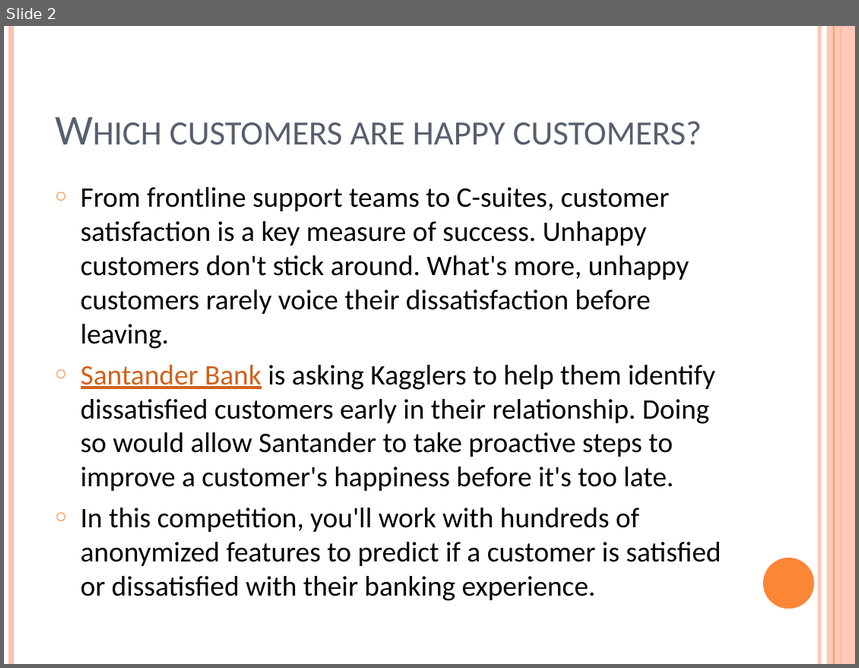
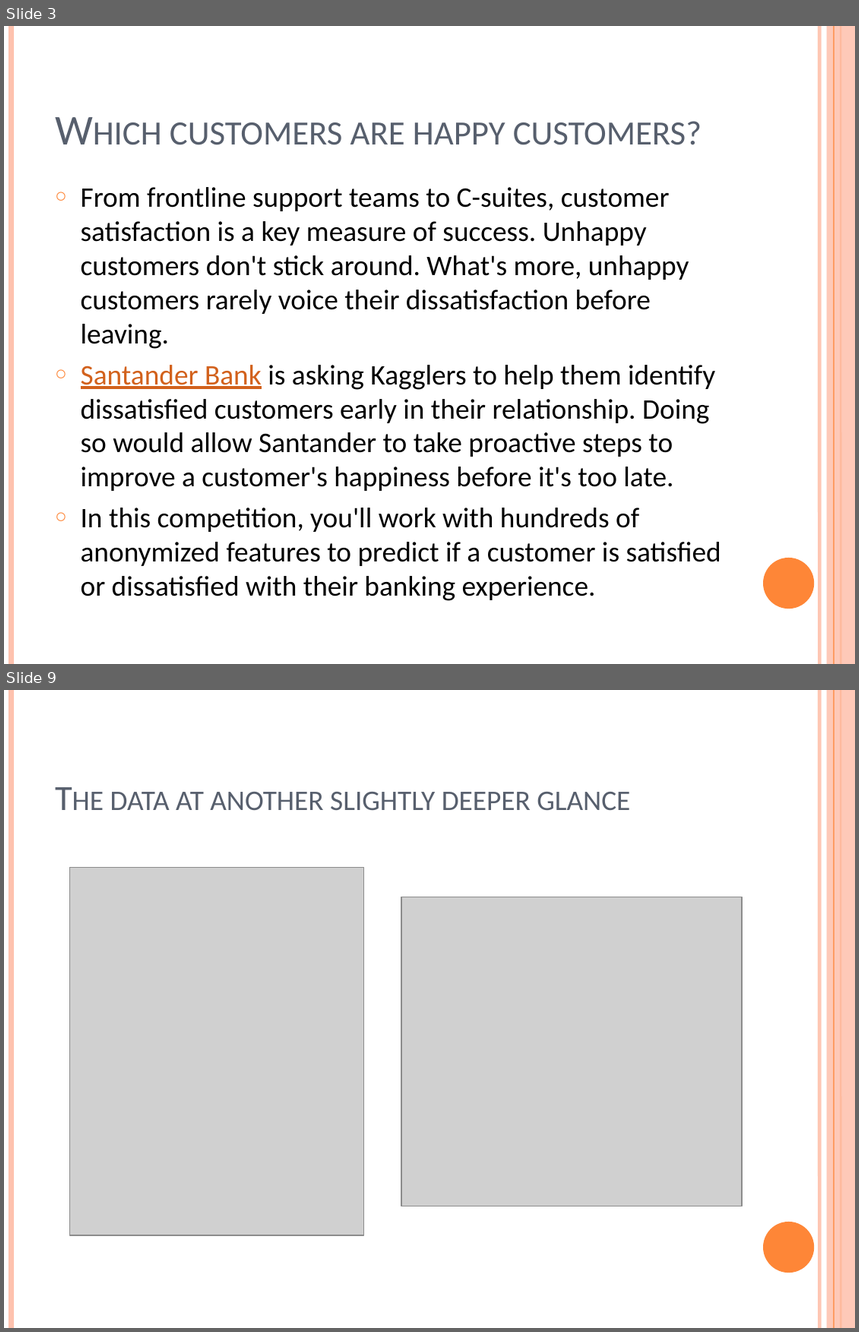
Before and after one commit to sketchychen/kaggle_santander, a slide deck: santander_comp.pptx. Shown one above the other, each under a label of ours: slide 2 before the commit, slides 3 and 9 after it; the slides between them are not shown. The pictures are 859x668 and 859x1332 pixels, drawn with LibreOffice and Linux fonts; fonts in the diff are those of the drawing; grey boxes stand for pictures. Boxes give left, top, right and bottom in pixels: in the first picture for what was removed or moved away, otherwise in the second. Text is boxed around its words. In the diff, an @@ line names an element or a change of style, - is before the commit and + after.

```diff
--- a/santander_comp.pptx
+++ b/santander_comp.pptx
@@ slide 9 added at <box>4,690,855,1328</box>, background #FFFFFF; not listed: 6 template elements that a slide beside it also shows @@
@@ title added at <box>110,792,630,810</box>, 30 pt, text #575F6D, small capitals @@
+The data at another slightly deeper glance
@@ picture added at <box>69,868,364,1236</box> @@
@@ picture added at <box>401,897,742,1207</box> @@
@@ what was slide 2 is now slide 3 @@
```
Also in this commit, not shown: 4 slides changed, 4 other slides added, 1 other file.
